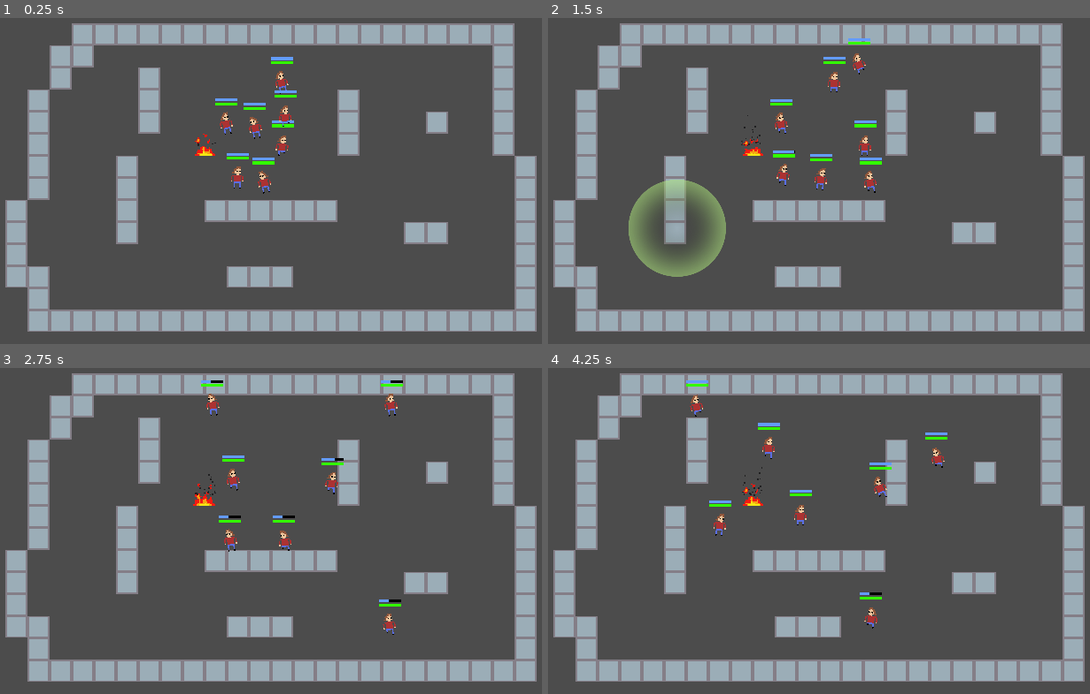
Above: before the commit, frames 1-4 (two rows, left to right).
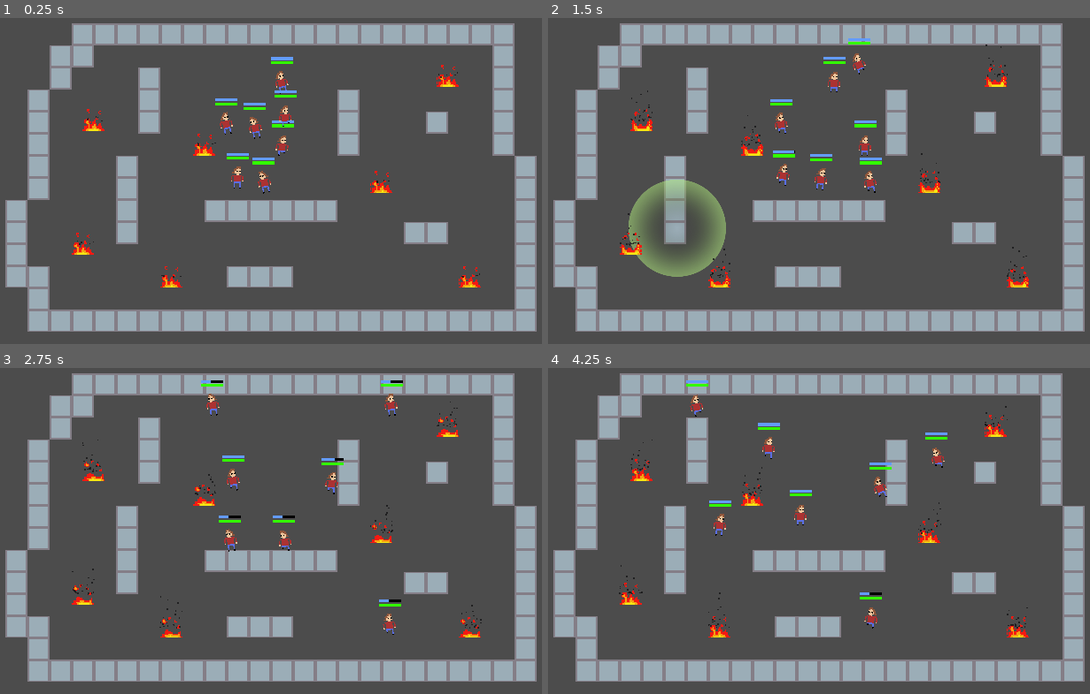
Above: after the commit, the same moments.

Repository: lukeshiner/toms
Game: Godot game, scene res://world/World.tscn
Same seed, same stepped clock (60 frames per second), same inputs: the game is played once before the commit and once after it.
Inputs (mouse positions are in pixels of both pictures, inside the frame that each line leads up to):
- Up to frame 1 (0.25 s): no input
- Up to frame 2 (1.5 s): move the mouse to (976, 187) at 0.52 s; click (976, 187) at 0.67 s; move the mouse to (678, 229) at 1.27 s; click (678, 229) at 1.42 s
- Up to frame 3 (2.75 s): move the mouse to (341, 465) at 2.02 s; click (341, 465) at 2.17 s
- Up to frame 4 (4.25 s): move the mouse to (781, 641) at 2.77 s; click (781, 641) at 2.92 s; move the mouse to (1030, 619) at 3.52 s; click (1030, 619) at 3.67 s

The runs differ from the first frame. In frame 1, 0.7% of the frame differs, in the area x 13-89%, y 14-83%; in frame 2, 0.8%, in the area x 13-89%, y 8-83%; in frame 3, 0.7%; in frame 4, 0.8%.

Commit message:
change: Re-arrange world

Diff:
--- a/fire/Flames.tscn
+++ b/fire/Flames.tscn
@@ -40,7 +40,6 @@
 
 [node name="AnimatedSprite" type="AnimatedSprite" parent="."]
 frames = SubResource( 6 )
-frame = 2
 playing = true
 
 [node name="CollisionShape2D" type="CollisionShape2D" parent="."]
--- a/world/World.tscn
+++ b/world/World.tscn
@@ -53,7 +53,41 @@
 [node name="InputHandler" type="Node" parent="."]
 script = ExtResource( 3 )
 
-[node name="Flames" parent="." groups=[
+[node name="Dangers" type="Node" parent="."]
+
+[node name="Fires" type="Node" parent="Dangers"]
+
+[node name="Flames" parent="Dangers/Fires" groups=[
 "Fire",
 ] instance=ExtResource( 4 )]
 position = Vector2( 208, 104 )
+
+[node name="Flames2" parent="Dangers/Fires" groups=[
+"Fire",
+] instance=ExtResource( 4 )]
+position = Vector2( 384, 54.1941 )
+
+[node name="Flames3" parent="Dangers/Fires" groups=[
+"Fire",
+] instance=ExtResource( 4 )]
+position = Vector2( 184, 200 )
+
+[node name="Flames4" parent="Dangers/Fires" groups=[
+"Fire",
+] instance=ExtResource( 4 )]
+position = Vector2( 336, 131.275 )
+
+[node name="Flames5" parent="Dangers/Fires" groups=[
+"Fire",
+] instance=ExtResource( 4 )]
+position = Vector2( 128, 86.1941 )
+
+[node name="Flames6" parent="Dangers/Fires" groups=[
+"Fire",
+] instance=ExtResource( 4 )]
+position = Vector2( 120, 176 )
+
+[node name="Flames7" parent="Dangers/Fires" groups=[
+"Fire",
+] instance=ExtResource( 4 )]
+position = Vector2( 400, 200 )
